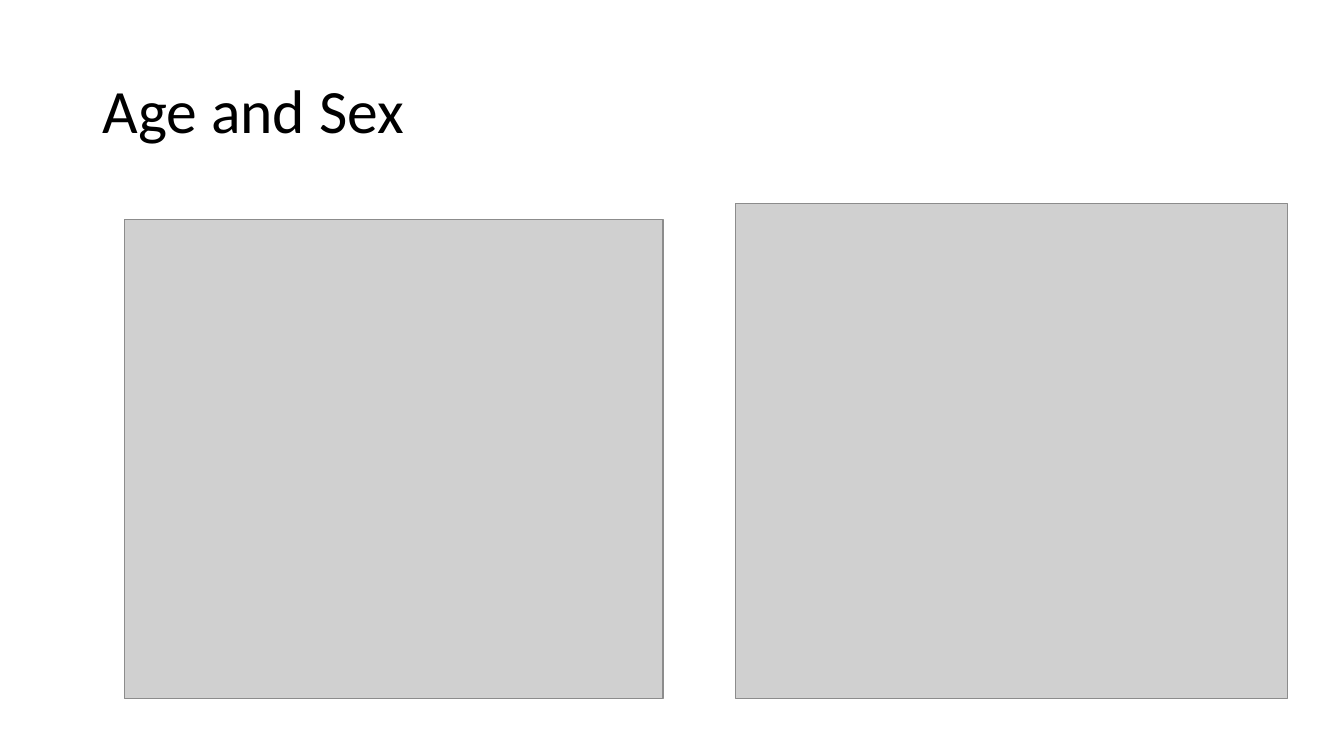
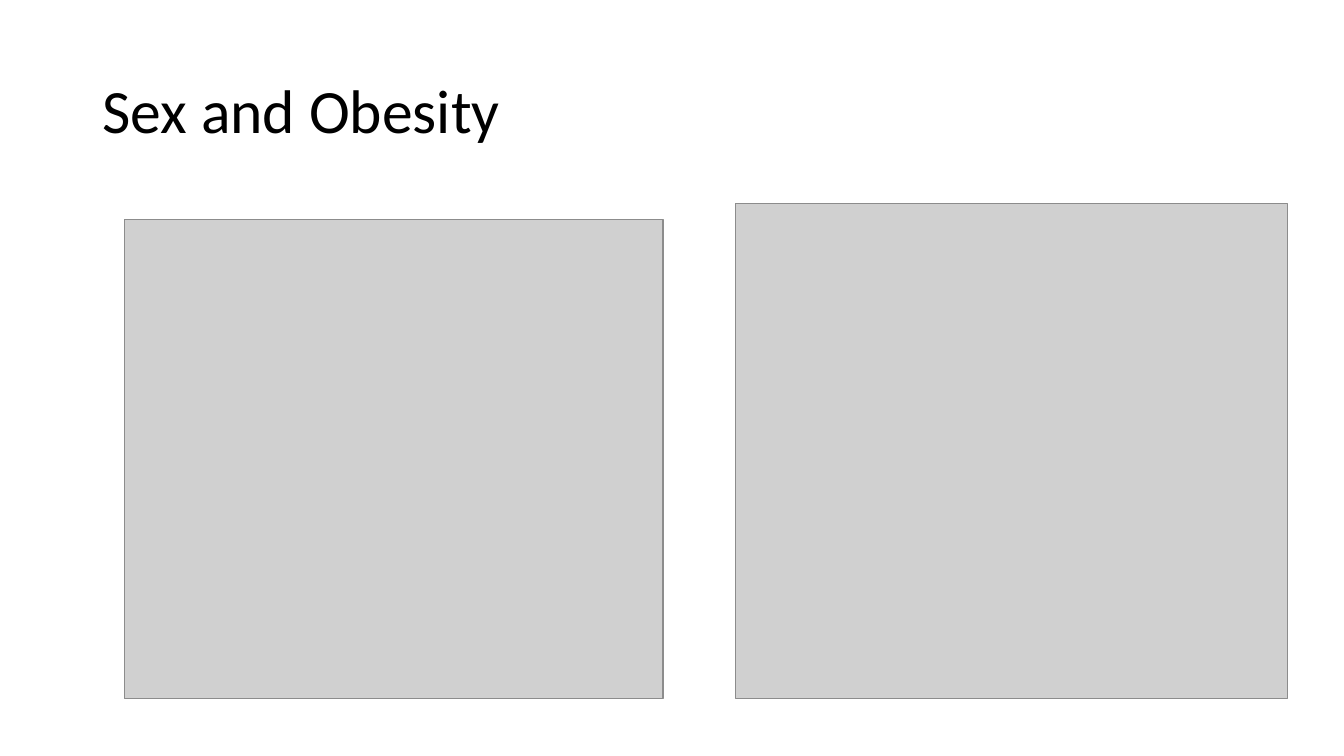
Before and after one commit to Toomuchdata2018/ObesityProject, a slide deck: slide 12 of Obesity in America.pptx. Drawn at 1344x756 pixels with LibreOffice and Linux fonts; fonts in the diff are those of the drawing; grey boxes stand for pictures. Boxes give left, top, right and bottom in pixels: in the first picture for what was removed or moved away, otherwise in the second. Text is boxed around its words. In the diff, an @@ line names an element or a change of style, - is before the commit and + after.

```diff
--- a/Obesity in America.pptx
+++ b/Obesity in America.pptx
@@ title at [102,90,499,143]: text changed @@
-Age and Sex
+Sex and Obesity
```
Also in this commit, not shown: 2 other slides changed.
